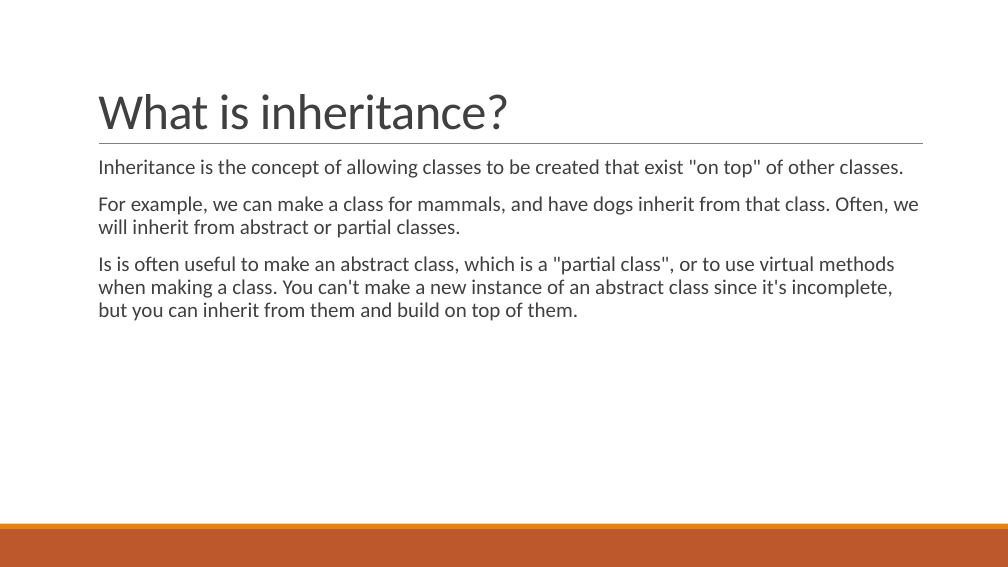
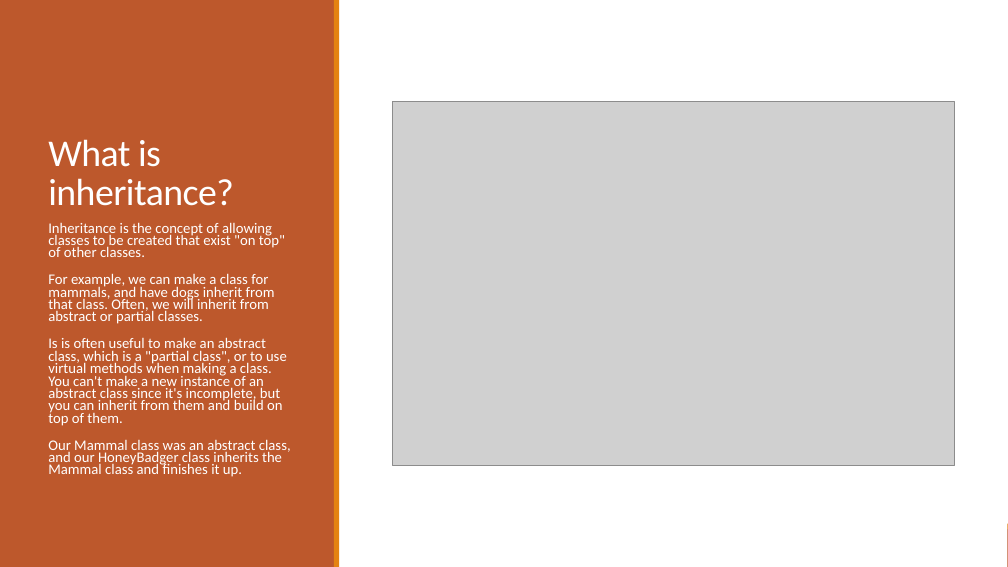
Before and after one commit to Troy-Web-Consulting/twc-training-oop-fundamentals, a slide deck: slide 12 of presentation.pptx (slide 10 before the commit). Drawn at 1008x567 pixels with LibreOffice and Linux fonts; fonts in the diff are those of the drawing; grey boxes stand for pictures. Boxes give left, top, right and bottom in pixels: in the first picture for what was removed or moved away, otherwise in the second. Text is boxed around its words. In the diff, an @@ line names an element or a change of style, - is before the commit and + after.

```diff
--- a/presentation.pptx
+++ b/presentation.pptx
@@ rectangle added at (x1=0, y1=0, x2=1008, y2=567), fill #FFFFFF @@
@@ rectangle added at (x1=0, y1=0, x2=335, y2=567), fill #BD582C @@
@@ rectangle added at (x1=334, y1=0, x2=340, y2=567), fill #E48312 @@
@@ title "What is inheritance?" moved from (x1=98, y1=94, x2=509, y2=130) to (x1=48, y1=139, x2=234, y2=206) @@
@@ title "What is inheritance?" at (x1=48, y1=139, x2=234, y2=206): size 48 to 36 pt, text colour #404040 to #FFFFFF @@
@@ picture added at (x1=392, y1=101, x2=954, y2=465) @@
@@ line removed from (99, 144) to (923, 144) @@
@@ text "Inheritance is the concept of ..." moved from (x1=98, y1=159, x2=919, y2=321) to (x1=48, y1=222, x2=291, y2=477) @@
@@ text at (x1=48, y1=222, x2=287, y2=426): size 20 to 14 pt, text colour #404040 to #FFFFFF in "Inheritance is the concept of allowing classes ...", "For example, we can make a class ...", "Is is often useful to make an ..."; line spacing 0.9 to 0.7 @@
@@ text at (x1=48, y1=439, x2=291, y2=477): paragraph added @@
+  Our Mammal class was an abstract class, and our HoneyBadger class inherits the Mammal class and finishes it up.
```
Also in this commit, not shown: 11 other slides changed, 1 slide added, 1 slide removed, 10 other files.
